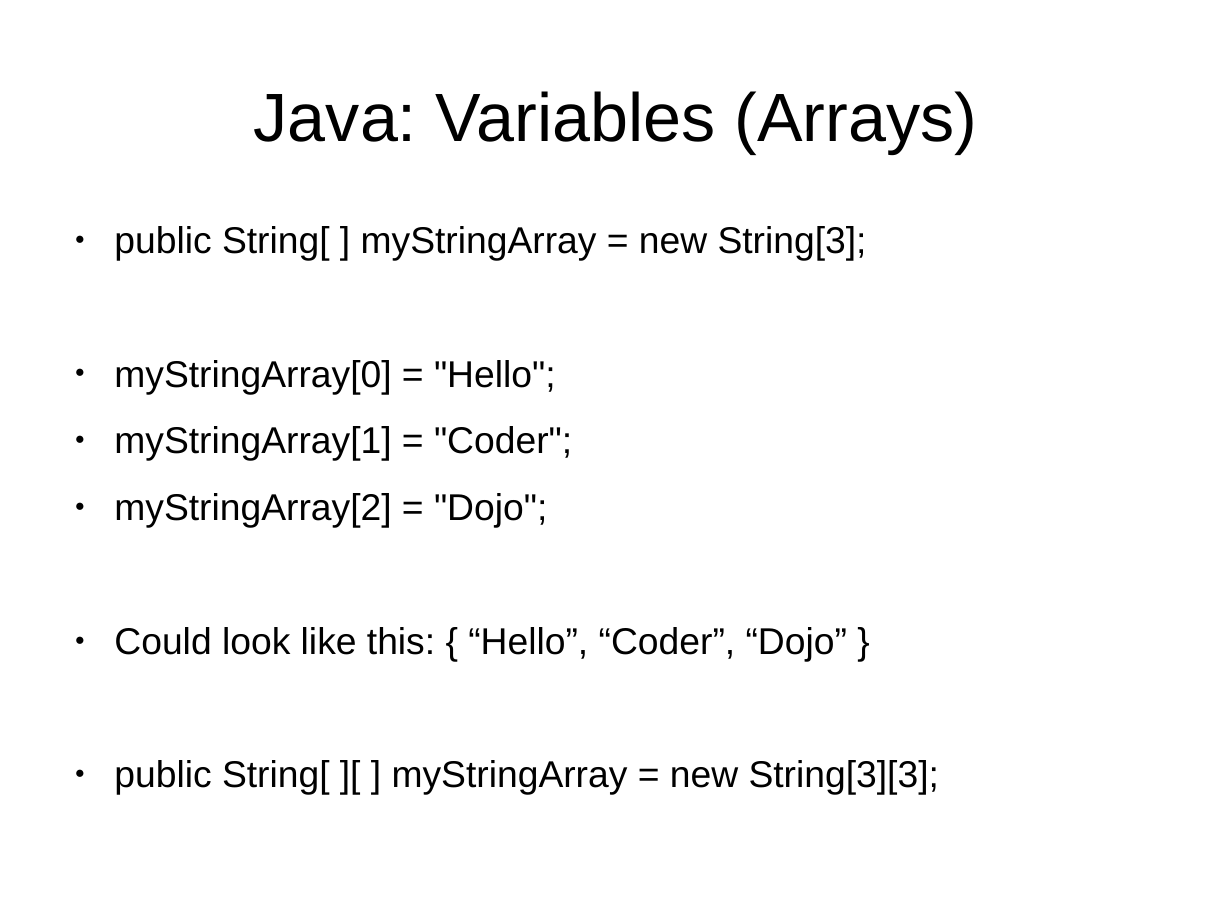
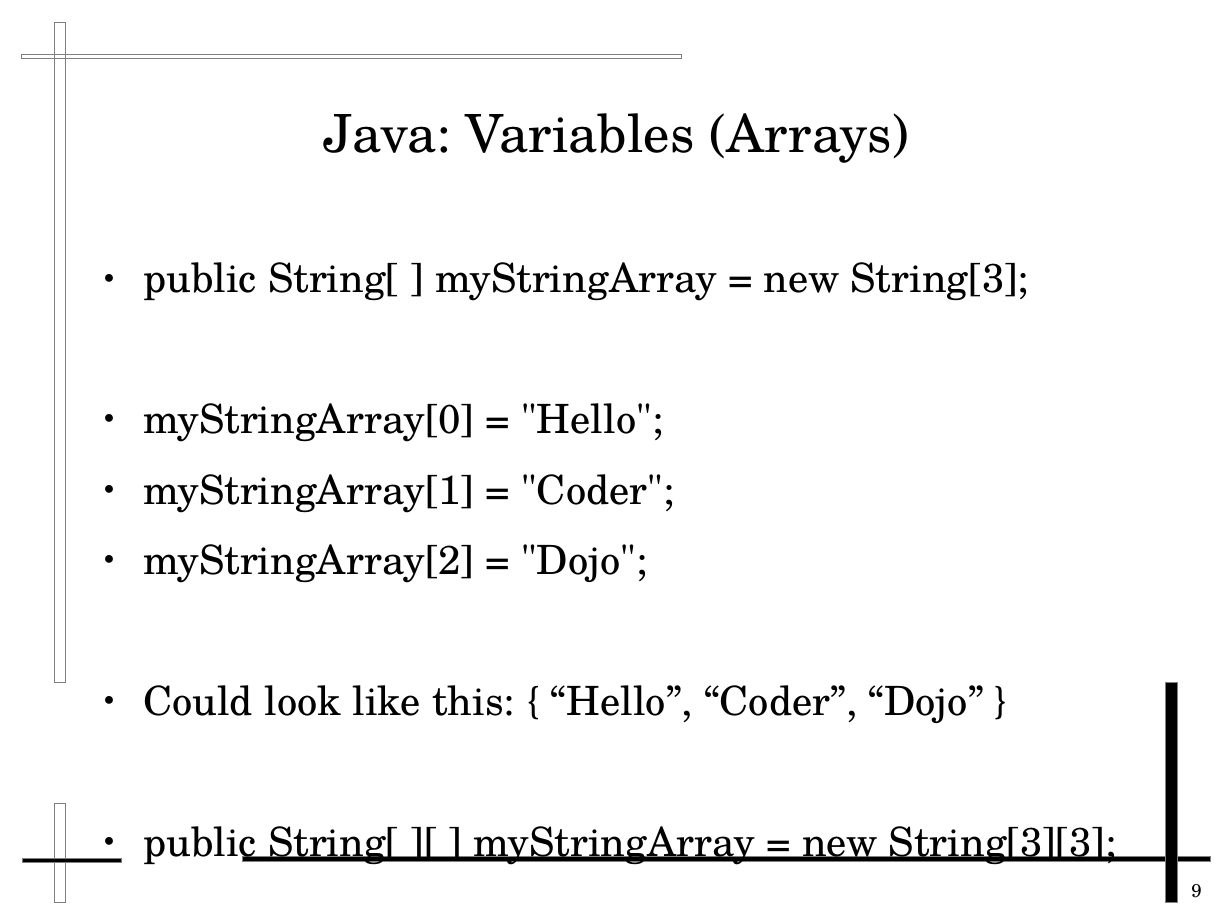
Before and after one commit to FredXCoders/HelloDojo, a slide deck: slide 9 of lessons/Java Classes and Variables.odp. Drawn at 1232x924 pixels with LibreOffice and Linux fonts; fonts in the diff are those of the drawing. Boxes give left, top, right and bottom in pixels: in the first picture for what was removed or moved away, otherwise in the second. Text is boxed around its words. In the diff, an @@ line names an element or a change of style, - is before the commit and + after.

```diff
--- a/lessons/Java Classes and Variables.odp
+++ b/lessons/Java Classes and Variables.odp
@@ rectangle added at <box>55,22,67,683</box>, outline #808080 0 pt @@
@@ rectangle added at <box>22,54,683,58</box>, outline #808080 0 pt @@
@@ title "Java: Variables (Arrays)": place and size @@
-title "Java: Variables (Arrays)" at <box>254,91,977,153</box>
+title "Java: Variables (Arrays)" at <box>323,113,909,163</box>
@@ title "Java: Variables (Arrays)" at <box>323,113,909,163</box>: size 44 to 33.9 pt, font Arial to TeX Gyre Schola @@
@@ text "public String[ ] myStringArray = ...": place and size @@
-text "public String[ ] myStringArray = ..." at <box>114,226,939,795</box>
+text "public String[ ] myStringArray = ..." at <box>143,262,1117,865</box>
@@ text "public String[ ] myStringArray = ..." at <box>143,262,1117,865</box>: size 24.1 to 26 pt, font Arial to TeX Gyre Schola @@
@@ rectangle added at <box>1166,683,1178,903</box>, fill #000000, outline #808080 0 pt @@
@@ rectangle added at <box>54,804,66,903</box>, outline #808080 0 pt @@
@@ rectangle added at <box>22,859,122,863</box>, fill #000000, outline #808080 0 pt @@
@@ rectangle added at <box>243,856,1211,861</box>, fill #000000, outline #808080 0 pt @@
@@ page number added at <box>1191,884,1201,898</box>, 12 pt, text #000000 @@
+9
```
Also in this commit, not shown: 9 other slides changed, 1 other file.
